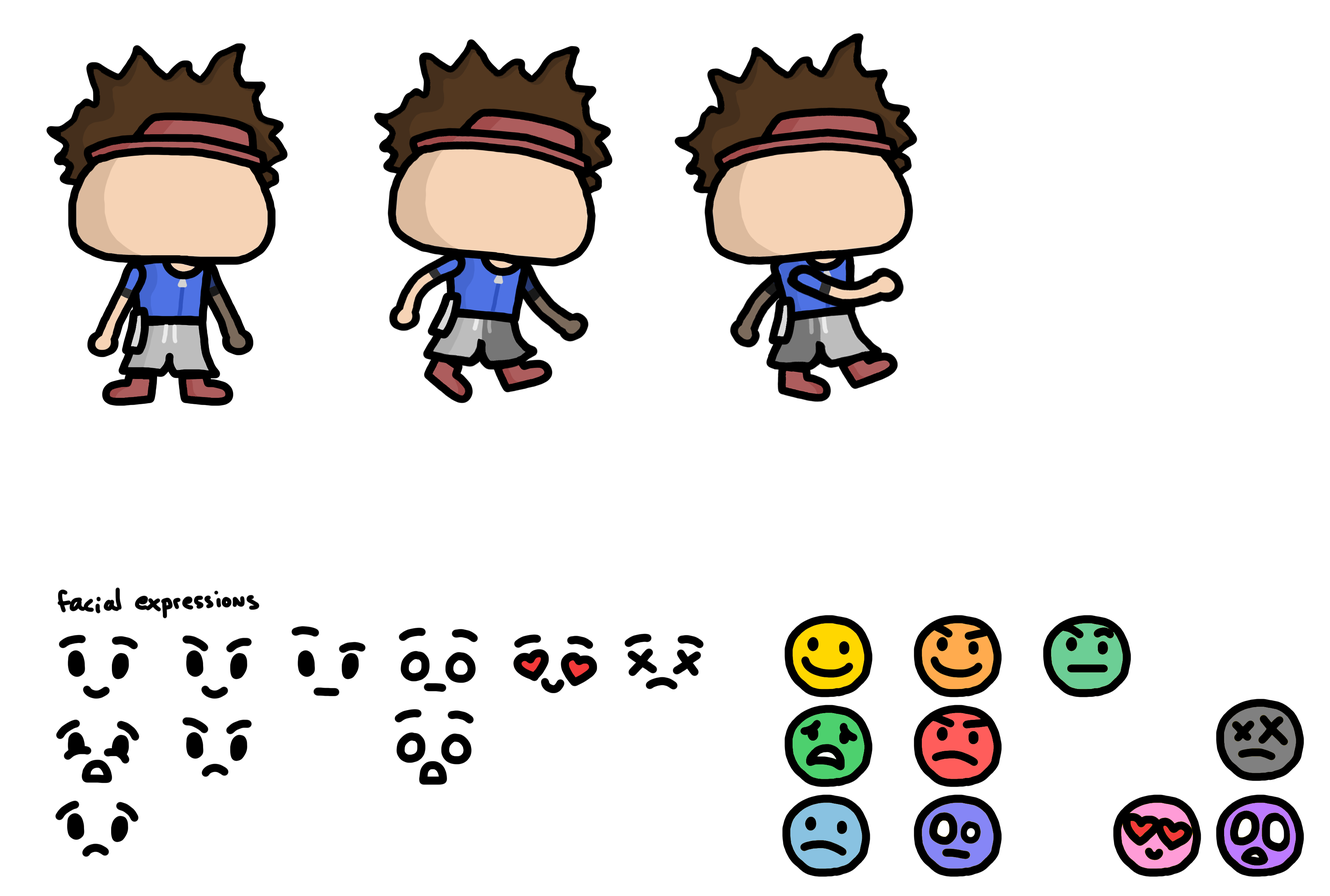
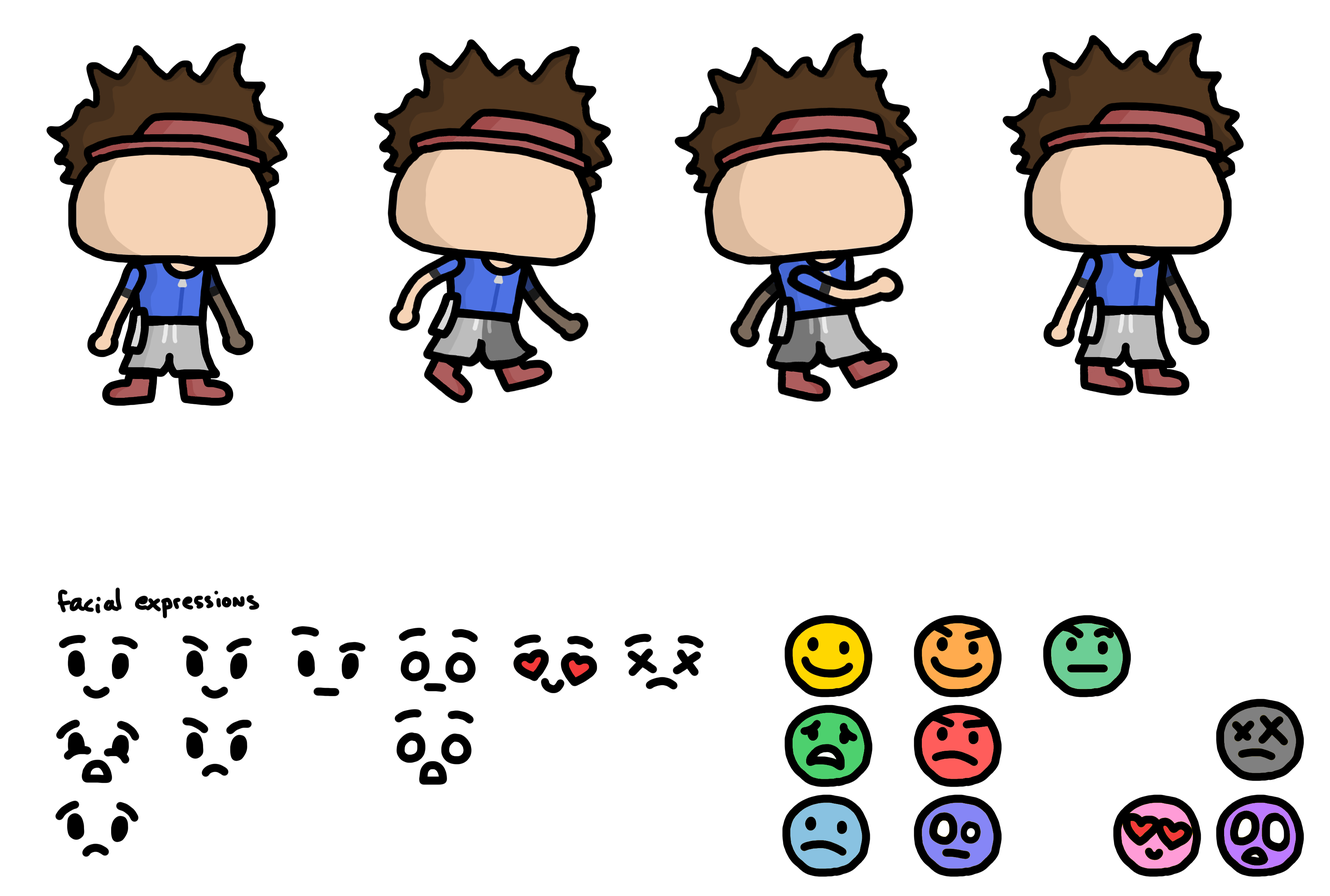
Two versions of the same layered image (1330x896). Layer-by-layer changes:
added layer "Calque 1" above "Walk2 copy" over [1002, 32, 1245, 396]
